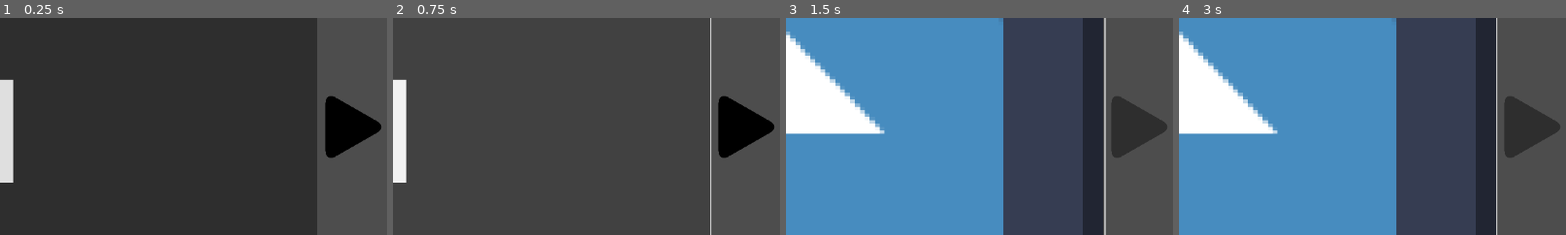
Above: before the commit, frames 1-4 (left to right).
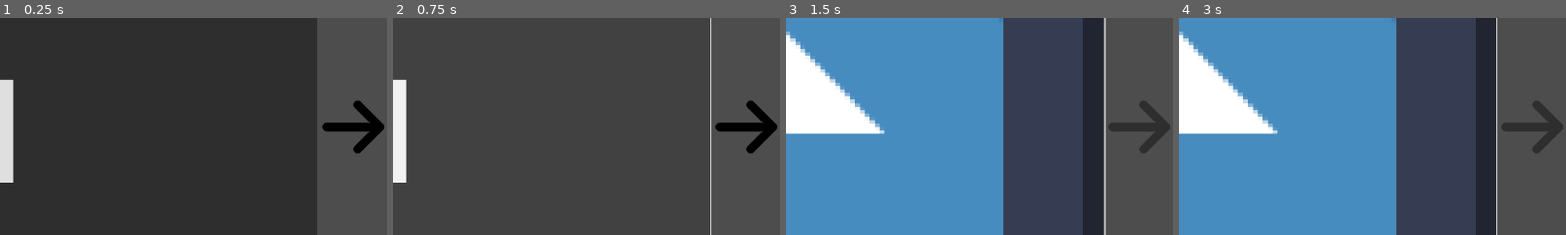
Above: after the commit, the same moments.

Repository: AuraDvin/MvR
Game: Godot game, scene res://levels/menus/level_select/level_picker.tscn
Same seed, same stepped clock (60 frames per second), same inputs: the game is played once before the commit and once after it. This scene is started directly instead of the project's main scene. The engine's default icon, where the game draws it, is replaced by a stand-in: a white triangle on a blue panel in a dark square.
Inputs (mouse positions are % of the whole screen's width and height, from its top left):
- Up to frame 1 (0.25 s): no input
- Up to frame 2 (0.75 s): click "1" at 0.5 s
- Up to frame 3 (1.5 s): click (96, 50) at 1.25 s
- Up to frame 4 (3 s): click (4, 50) at 2 s; tap Enter (ui_accept) at 2.75 s; move the mouse to (72, 45) at 2.77 s; hold Right (ui_right) from 2.78 s (still down); click (72, 45) at 2.92 s
The pictures show only the part of the screen within x 50-100%, y 25-75%; the shares and areas given below are measured in that part.

The runs differ from the first frame. In frame 1, 2.3% of the frame differs, in the area x 83-100%, y 35-65%; in frame 2, 2.3%; in frame 3, 2.1%; in frame 4, 2.1%.

Commit message:
switched to arrow icons
easier to replace for publish

Diff:
--- a/levels/menus/level_select/level_picker.tscn
+++ b/levels/menus/level_select/level_picker.tscn
@@ -1,9 +1,9 @@
 [gd_scene load_steps=5 format=3 uid="uid://dpxxvou3uyr11"]
 
 [ext_resource type="Script" uid="uid://euoguk1ty6fg" path="res://levels/menus/level_select/level_picker.gd" id="1_qsylp"]
-[ext_resource type="Texture2D" uid="uid://cdjjomguti4jv" path="res://assets/textures/back-icon.png" id="2_u55cg"]
+[ext_resource type="Texture2D" uid="uid://bbee0775bhm8o" path="res://assets/textures/left-arrow-icon.png" id="2_qsylp"]
 [ext_resource type="PackedScene" uid="uid://bpr6i4auacjqh" path="res://levels/menus/level_select/level_selection_item.tscn" id="3_ed8i0"]
-[ext_resource type="Texture2D" uid="uid://dvb6qqkwe8ax1" path="res://assets/textures/play-icon.png" id="4_s2tjs"]
+[ext_resource type="Texture2D" uid="uid://qu7rnhs6e02e" path="res://assets/textures/right-arrow-icon.png" id="4_u55cg"]
 
 [node name="LevelPicker" type="Control"]
 layout_mode = 3
@@ -25,7 +25,7 @@
 [node name="LeftLevelPickBTN" type="Button" parent="HBoxContainer"]
 custom_minimum_size = Vector2(100, 100)
 layout_mode = 2
-icon = ExtResource("2_u55cg")
+icon = ExtResource("2_qsylp")
 flat = true
 expand_icon = true
 
@@ -36,7 +36,7 @@
 [node name="RightLevelPickBTN" type="Button" parent="HBoxContainer"]
 custom_minimum_size = Vector2(100, 100)
 layout_mode = 2
-icon = ExtResource("4_s2tjs")
+icon = ExtResource("4_u55cg")
 flat = true
 expand_icon = true
 
